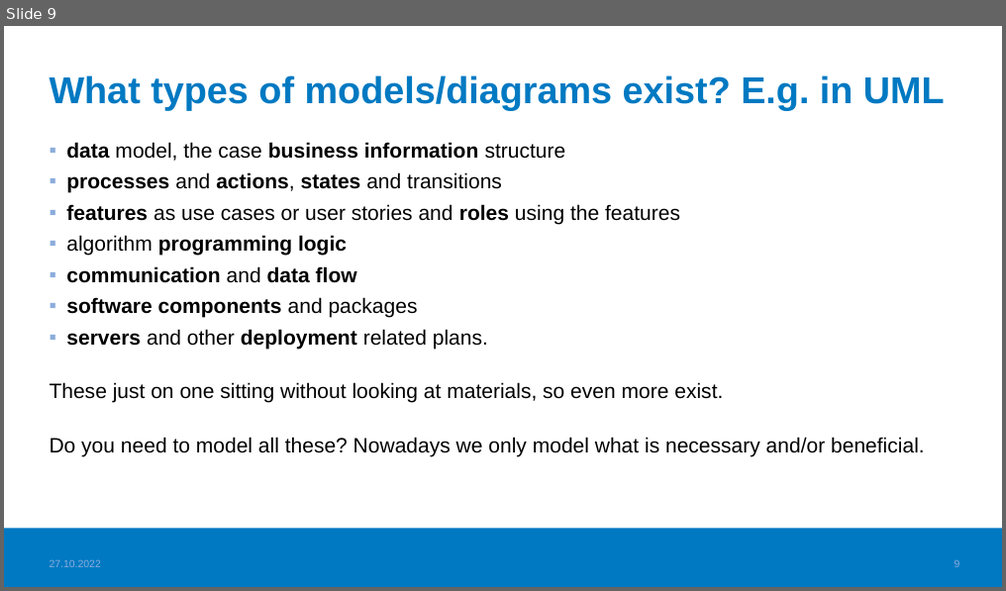
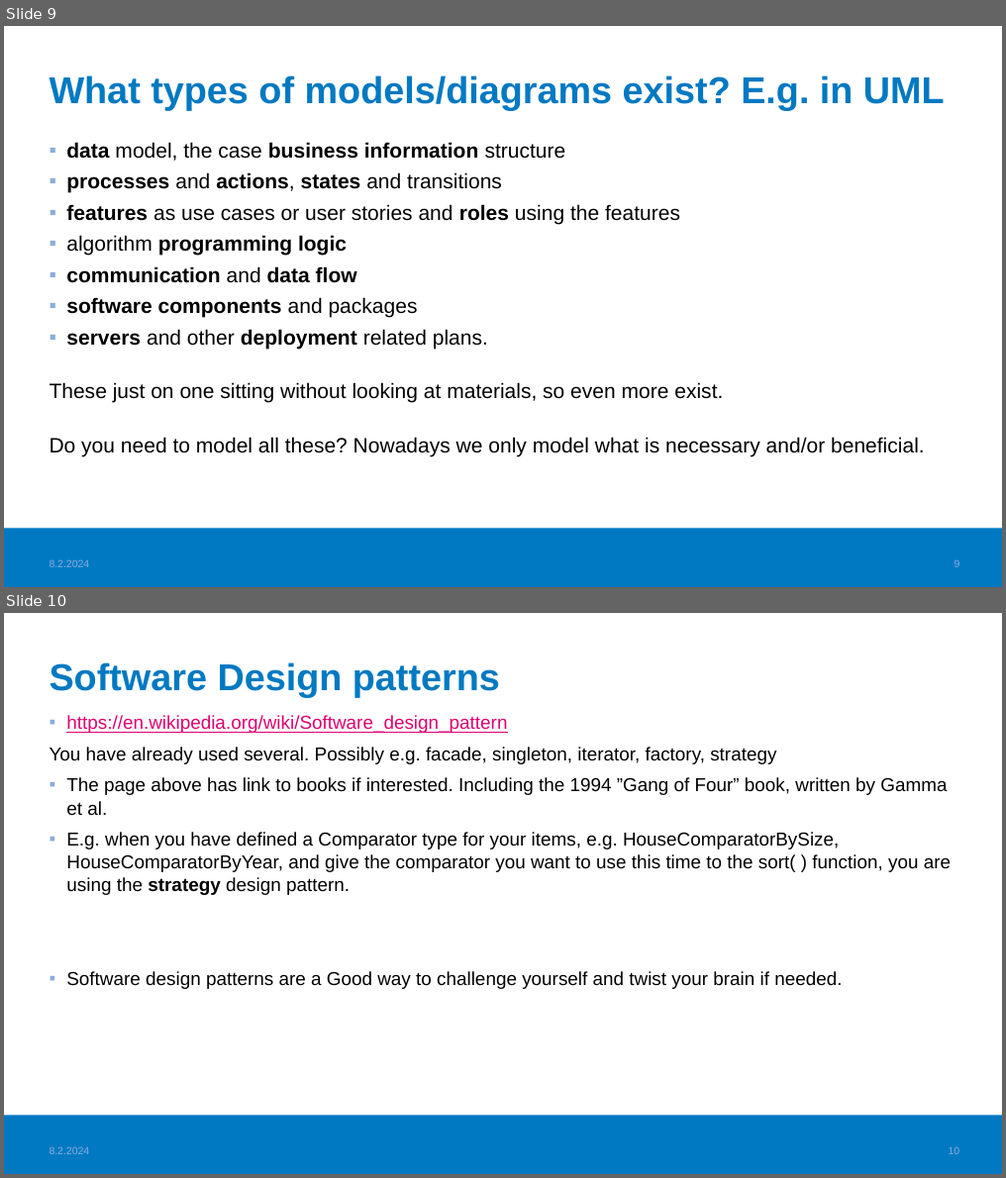
Before and after one commit to haagahelia/ohke-teknologiat, a slide deck: 06_ohjelmistoarkkitehtuurit_ja_patternit/SoftwareArchitecturesAndPatterns.pptx. Shown one above the other, each under a label of ours: slide 9 before the commit, slides 9 and 10 after it. The pictures are 1006x591 and 1006x1178 pixels, drawn with LibreOffice and Linux fonts; fonts in the diff are those of the drawing; background and template pictures are left out. Boxes give left, top, right and bottom in pixels: in the first picture for what was removed or moved away, otherwise in the second. Text is boxed around its words. In the diff, an @@ line names an element or a change of style, - is before the commit and + after.

```diff
--- a/06_ohjelmistoarkkitehtuurit_ja_patternit/SoftwareArchitecturesAndPatterns.pptx
+++ b/06_ohjelmistoarkkitehtuurit_ja_patternit/SoftwareArchitecturesAndPatterns.pptx
@@ slide 10 added at <box>4,613,1002,1174</box>, background #FFFFFF; not listed: 1 template element that a slide beside it also shows @@
@@ title added at <box>50,663,500,698</box>, 36 pt, text #0079C2, bold @@
+Software Design patterns
@@ text added at <box>50,715,950,989</box>, 18 pt, text #000000 @@
+▪ https://en.wikipedia.org/wiki/Software_design_pattern
+You have already used several. Possibly e.g. facade, singleton, iterator, factory, strategy
+▪ The page above has link to books if interested. Including the 1994 ”Gang of Four” book, written by Gamma et al.
+▪ E.g. when you have defined a Comparator type for your items, e.g. HouseComparatorBySize, HouseComparatorByYear, and give the comparator you want to use this time to the sort( ) function, you are using the strategy design pattern.
+▪ Software design patterns are a Good way to challenge yourself and twist your brain if needed.
@@ text added at <box>50,1147,90,1155</box>, 10 pt, text #8BADDC @@
+8.2.2024
@@ page number added at <box>948,1148,960,1155</box>, 10 pt, text #8BADDC @@
+10
@@ slide 9 changed as well @@
@@ text at <box>50,560,90,568</box>: text changed @@
-27.10.2022
+8.2.2024
```
Also in this commit, not shown: 18 other slides changed, 3 other files.
